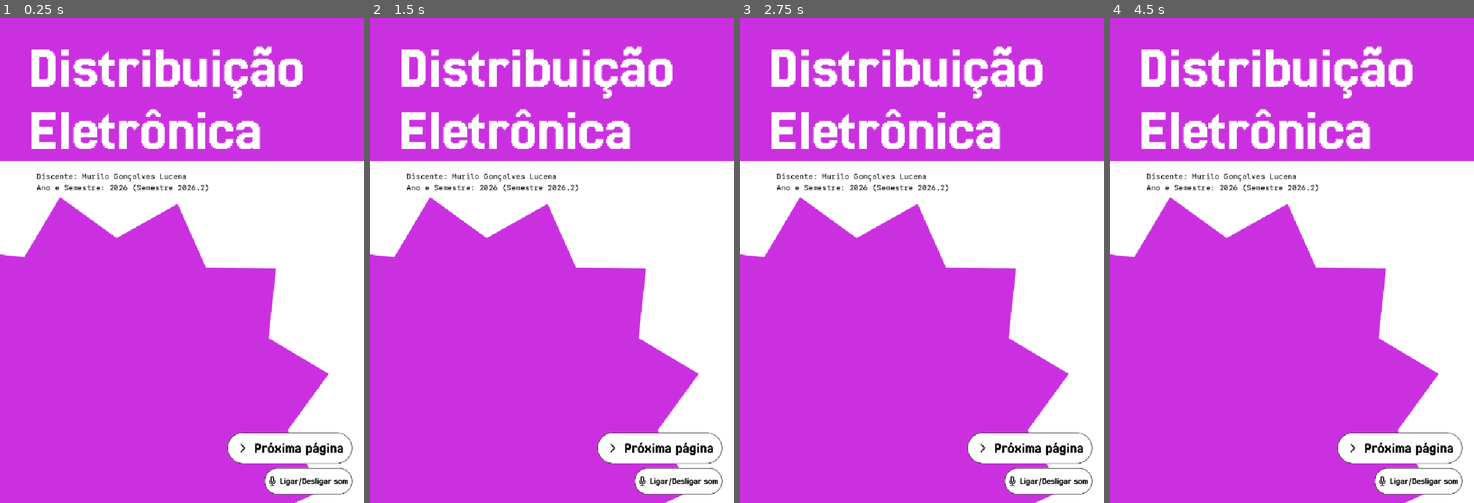
Above: before the commit, frames 1-4 (left to right).
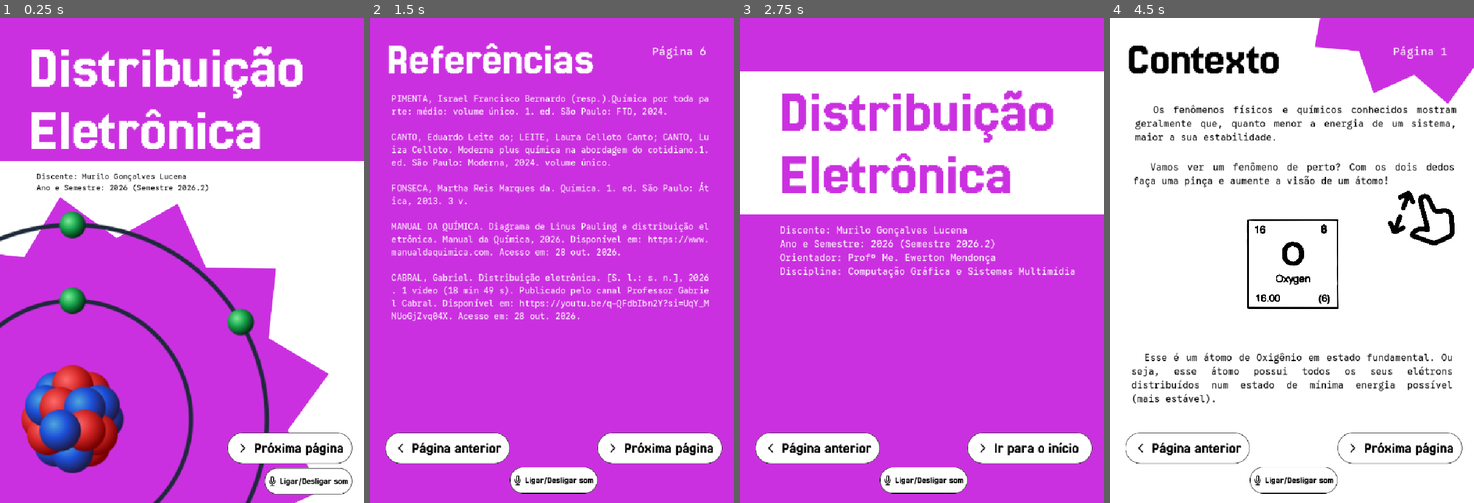
Above: after the commit, the same moments.

Repository: ilmoruuu/distribuicao-eletronica-CGSM
Game: Godot game, scene res://scenes/Capa.tscn
The game is run twice, just before and just after one commit, with the same random seed, the same clock (stepped at 60 frames per second) and the same inputs.
Inputs (mouse positions are in pixels of both pictures, inside the frame that each line leads up to):
- Up to frame 1 (0.25 s): no input
- Up to frame 2 (1.5 s): click (661, 449) at 0.5 s; click (661, 449) at 1.25 s
- Up to frame 3 (2.75 s): click (1031, 449) at 2 s
- Up to frame 4 (4.5 s): click (1401, 449) at 2.75 s; click (1419, 483) at 3.5 s; click (1401, 449) at 4.25 s

The runs differ from the first frame. In frame 1, 7.9% of the frame differs, in the area x 0-74%, y 39-100%; in frame 2, 40%; in frame 3, 39%; in frame 4, 67%, in the area x 0-100%, y 0-100%.

Commit message:
feat: adição da navegação das páginas

Diff:
--- a/distribuicao-eletronica-cgsm/entities/PaginaBase.tscn
+++ b/distribuicao-eletronica-cgsm/entities/PaginaBase.tscn
@@ -1,6 +1,7 @@
 [gd_scene format=3 uid="uid://dx52eislpqmy7"]
 
 [ext_resource type="Texture2D" uid="uid://cug0gdgu84dp7" path="res://assets/components/Paginação.svg" id="1_1hwl4"]
+[ext_resource type="Script" uid="uid://btlbak41fwgbl" path="res://scripts/navegação.gd" id="2_ccji8"]
 [ext_resource type="Texture2D" uid="uid://dw50yk4mqxhjg" path="res://assets/buttons/Botão Avançar.svg" id="2_uugdw"]
 [ext_resource type="Texture2D" uid="uid://cjnw4v4uvd7nr" path="res://assets/buttons/Botão Retornar.svg" id="3_qm1by"]
 [ext_resource type="Texture2D" uid="uid://b8db1pute5s0" path="res://assets/buttons/Desativa som.svg" id="4_ccji8"]
@@ -22,6 +23,7 @@
 anchors_preset = 0
 offset_right = 40.0
 offset_bottom = 40.0
+script = ExtResource("2_ccji8")
 
 [node name="Button" type="Button" parent="Control" unique_id=1410855134]
 layout_mode = 1
--- a/distribuicao-eletronica-cgsm/scenes/Capa.tscn
+++ b/distribuicao-eletronica-cgsm/scenes/Capa.tscn
@@ -4,8 +4,9 @@
 [ext_resource type="FontFile" uid="uid://b64b1xyj42ae2" path="res://assets/fonts/GoogleSansCode-VariableFont_MONO,wght.ttf" id="2_1nmu5"]
 [ext_resource type="Texture2D" uid="uid://d15gw8yd5b8tr" path="res://assets/components/Jagged Semi-Circle.svg" id="3_le1s3"]
 [ext_resource type="Texture2D" uid="uid://dw50yk4mqxhjg" path="res://assets/buttons/Botão Avançar.svg" id="4_2ufw1"]
-[ext_resource type="Texture2D" uid="uid://dlr4cwp6f77fe" path="res://assets/components/oxigenio.svg" id="4_ws7c4"]
+[ext_resource type="Texture2D" uid="uid://iweihkgsxdvl" path="res://assets/components/atomo-svg.svg" id="4_ws7c4"]
 [ext_resource type="Texture2D" uid="uid://b8db1pute5s0" path="res://assets/buttons/Desativa som.svg" id="5_djvjx"]
+[ext_resource type="Script" uid="uid://btlbak41fwgbl" path="res://scripts/navegação.gd" id="5_nentq"]
 
 [sub_resource type="LabelSettings" id="LabelSettings_0hx70"]
 font = ExtResource("1_og07s")
@@ -62,6 +63,7 @@
 anchors_preset = 0
 offset_right = 40.0
 offset_bottom = 40.0
+script = ExtResource("5_nentq")
 
 [node name="Button" type="Button" parent="Control" unique_id=500729123]
 layout_mode = 0
--- a/distribuicao-eletronica-cgsm/scenes/ContraCapa.tscn
+++ b/distribuicao-eletronica-cgsm/scenes/ContraCapa.tscn
@@ -1,6 +1,7 @@
 [gd_scene format=3 uid="uid://q26en5b2bbr6"]
 
 [ext_resource type="Texture2D" uid="uid://dr4j30dgombx6" path="res://assets/buttons/Botão Ir para o início.svg" id="1_f3xk6"]
+[ext_resource type="Script" uid="uid://btlbak41fwgbl" path="res://scripts/navegação.gd" id="1_s23ch"]
 [ext_resource type="Texture2D" uid="uid://cjnw4v4uvd7nr" path="res://assets/buttons/Botão Retornar.svg" id="2_4ib4y"]
 [ext_resource type="Texture2D" uid="uid://b8db1pute5s0" path="res://assets/buttons/Desativa som.svg" id="3_s23ch"]
 [ext_resource type="FontFile" uid="uid://baej48sjobnwb" path="res://assets/fonts/Jersey25-Regular.ttf" id="4_qu3kr"]
@@ -29,6 +30,7 @@
 anchors_preset = 0
 offset_right = 40.0
 offset_bottom = 40.0
+script = ExtResource("1_s23ch")
 
 [node name="Button" type="Button" parent="Control" unique_id=538550138]
 layout_mode = 1
--- a/distribuicao-eletronica-cgsm/scenes/Referências.tscn
+++ b/distribuicao-eletronica-cgsm/scenes/Referências.tscn
@@ -1,6 +1,7 @@
 [gd_scene format=3 uid="uid://8sdxecgkrwcp"]
 
 [ext_resource type="Texture2D" uid="uid://dw50yk4mqxhjg" path="res://assets/buttons/Botão Avançar.svg" id="1_53g2t"]
+[ext_resource type="Script" uid="uid://btlbak41fwgbl" path="res://scripts/navegação.gd" id="1_xy1lq"]
 [ext_resource type="Texture2D" uid="uid://cjnw4v4uvd7nr" path="res://assets/buttons/Botão Retornar.svg" id="2_xy1lq"]
 [ext_resource type="Texture2D" uid="uid://b8db1pute5s0" path="res://assets/buttons/Desativa som.svg" id="3_yifna"]
 [ext_resource type="FontFile" uid="uid://baej48sjobnwb" path="res://assets/fonts/Jersey25-Regular.ttf" id="4_6t31j"]
@@ -32,6 +33,7 @@
 anchors_preset = 0
 offset_right = 40.0
 offset_bottom = 40.0
+script = ExtResource("1_xy1lq")
 
 [node name="Button" type="Button" parent="Control" unique_id=538550138]
 layout_mode = 1
--- /dev/null
+++ b/distribuicao-eletronica-cgsm/scripts/navegação.gd
@@ -0,0 +1,54 @@
+
+extends Control
+
+const PAGINAS: Array[String] = [
+	"res://scenes/Capa.tscn",
+	"res://scenes/Página1.tscn",
+	"res://scenes/Referências.tscn",
+	"res://scenes/Contracapa.tscn"
+]
+
+func _ready() -> void:
+	var cena_atual := get_tree().current_scene.scene_file_path.get_file()
+
+	if cena_atual == "Capa.tscn":
+		$Button.pressed.connect(proxima_pagina)
+
+	elif cena_atual == "Contracapa.tscn":
+		$Button.pressed.connect(voltar_inicio)
+		$Button2.pressed.connect(pagina_anterior)
+
+	else:
+		$Button.pressed.connect(proxima_pagina)
+		$Button2.pressed.connect(pagina_anterior)
+
+
+func proxima_pagina() -> void:
+	var indice := _obter_indice_atual()
+
+	if indice >= 0 and indice < PAGINAS.size() - 1:
+		_carregar_pagina(indice + 1)
+
+
+func pagina_anterior() -> void:
+	var indice := _obter_indice_atual()
+
+	if indice > 0:
+		_carregar_pagina(indice - 1)
+
+
+func voltar_inicio() -> void:
+	_carregar_pagina(0)
+
+
+func _obter_indice_atual() -> int:
+	var caminho_atual := get_tree().current_scene.scene_file_path
+
+	return PAGINAS.find(caminho_atual)
+
+
+func _carregar_pagina(indice: int) -> void:
+	var resultado := get_tree().change_scene_to_file(PAGINAS[indice])
+
+	if resultado != OK:
+		push_error("Não foi possível carregar a página: " + PAGINAS[indice])
Not shown, added: distribuicao-eletronica-cgsm/scripts/navegação.gd.uid
